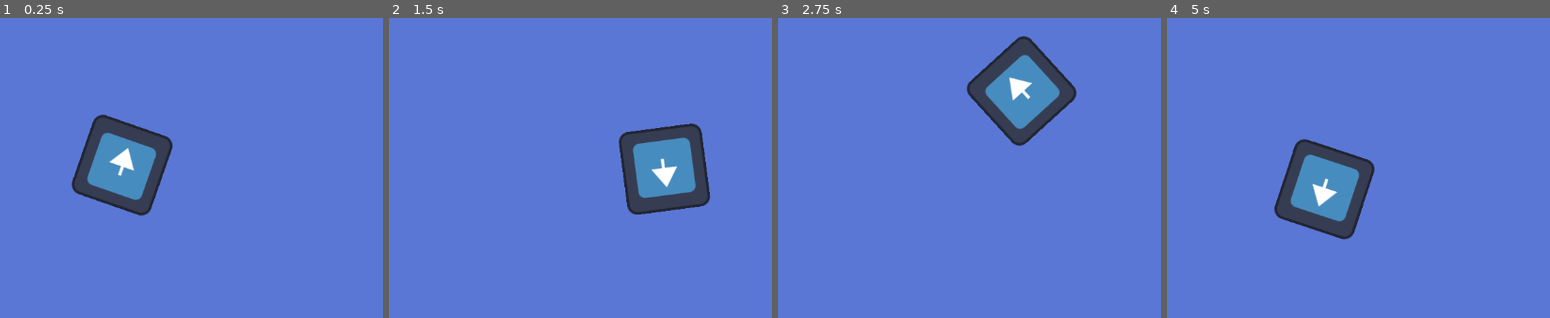
Above: before the commit, frames 1-4 (left to right).
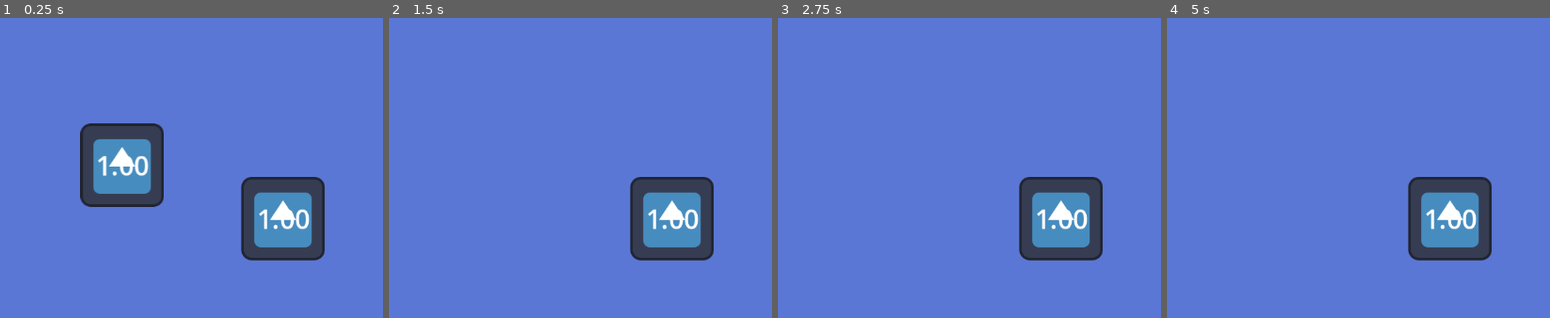
Above: after the commit, the same moments.

Repository: ash4rk/godot_polygon
Game: Godot game, scene res://main.tscn
The game is run twice, just before and just after one commit, with the same random seed, the same clock (stepped at 60 frames per second) and the same inputs. The engine's default icon, where the game draws it, is replaced by a stand-in: a white triangle on a blue panel in a dark square.
Inputs (mouse positions are in pixels of both pictures, inside the frame that each line leads up to):
- Up to frame 1 (0.25 s): no input
- Up to frame 2 (1.5 s): move the mouse to (726, 162) at 0.52 s; move the mouse to (408, 204) at 1.27 s
- Up to frame 3 (2.75 s): move the mouse to (1023, 90) at 2.02 s
- Up to frame 4 (5 s): move the mouse to (1301, 267) at 2.77 s; move the mouse to (outside the picture) at 3.52 s; move the mouse to (outside the picture) at 4.27 s

The runs differ from the first frame. In frame 1, 7.0% of the frame differs, in the area x 18-85%, y 31-81%; in frame 2, 6.5%; in frame 3, 7.8%, in the area x 49-85%, y 5-81%; in frame 4, 7.8%.

Commit message:
FEAT: Implement grow and damage

Diff:
--- /dev/null
+++ b/circles_and_greens/circle.gd
@@ -0,0 +1,36 @@
+extends CharacterBody2D
+
+class_name Circle
+
+const INIT_SPEED = 400
+const GROW_SPEED = 0.5
+@export var speed = 400
+@export var level: float = 1.0 : set = _set_level
+
+var _is_dead: bool = false
+var _is_grows: bool = false
+var _is_damaged: bool = false
+
+func _process(delta):
+	$LevelLabel.text = str(level).pad_decimals(2)
+	if _is_grows:
+		level += delta * GROW_SPEED
+	if _is_damaged:
+		level -= delta * GROW_SPEED
+
+func _on_area_2d_body_entered(body):
+	if body.is_in_group("players") and body != self:
+		_is_damaged = true
+
+func _on_area_2d_body_exited(body):
+	if body.is_in_group("players"):
+		_is_damaged = false
+
+func _set_level(value):
+	if value < 1.0:
+		_is_dead = true
+		queue_free()
+		return
+	level = value
+	scale = Vector2(level, level)
+	speed = INIT_SPEED /level
--- a/circles_and_greens/main.tscn
+++ b/circles_and_greens/main.tscn
@@ -1,6 +1,7 @@
-[gd_scene load_steps=2 format=3 uid="uid://besgpxovvdayd"]
+[gd_scene load_steps=3 format=3 uid="uid://besgpxovvdayd"]
 
-[ext_resource type="PackedScene" uid="uid://2n51nru40gcj" path="res://player.tscn" id="1_ak58i"]
+[ext_resource type="PackedScene" uid="uid://d31iswwki2vc" path="res://player.tscn" id="1_ak58i"]
+[ext_resource type="Script" path="res://circle.gd" id="2_cvvnq"]
 
 [node name="main" type="Node"]
 
@@ -14,3 +15,7 @@
 
 [node name="Player" parent="." instance=ExtResource("1_ak58i")]
 position = Vector2(407, 265)
+
+[node name="Player2" parent="." instance=ExtResource("1_ak58i")]
+position = Vector2(748, 380)
+script = ExtResource("2_cvvnq")
--- a/circles_and_greens/player.gd
+++ b/circles_and_greens/player.gd
@@ -1,14 +1,8 @@
-extends CharacterBody2D
+extends Circle
 
-@export var speed = 400
-var level: float = 1.0
-
-func _physics_process(delta):
+func _physics_process(_delta):
 	var target = get_global_mouse_position()
 	velocity = position.direction_to(target) * speed
-	look_at(target)
+	#look_at(target)
 	if position.distance_to(target) > 10:
 		move_and_slide()
-
-func _process(delta):
-	$LevelLabel.text = str(level)
--- a/circles_and_greens/player.tscn
+++ b/circles_and_greens/player.tscn
@@ -6,7 +6,10 @@
 [sub_resource type="RectangleShape2D" id="RectangleShape2D_gd12u"]
 size = Vector2(128, 128)
 
-[node name="Player" type="CharacterBody2D"]
+[sub_resource type="RectangleShape2D" id="RectangleShape2D_lu0ei"]
+size = Vector2(145, 145)
+
+[node name="Player" type="CharacterBody2D" groups=["players"]]
 script = ExtResource("1_owhs2")
 
 [node name="Sprite2D" type="Sprite2D" parent="."]
@@ -31,3 +34,12 @@
 text = "level"
 horizontal_alignment = 1
 vertical_alignment = 1
+
+[node name="Area2D" type="Area2D" parent="."]
+
+[node name="CollisionShape2D" type="CollisionShape2D" parent="Area2D"]
+position = Vector2(0.5, 0.5)
+shape = SubResource("RectangleShape2D_lu0ei")
+
+[connection signal="body_entered" from="Area2D" to="." method="_on_area_2d_body_entered"]
+[connection signal="body_exited" from="Area2D" to="." method="_on_area_2d_body_exited"]
Not shown: 1 places in circles_and_greens/player.tscn that only renumber resources
